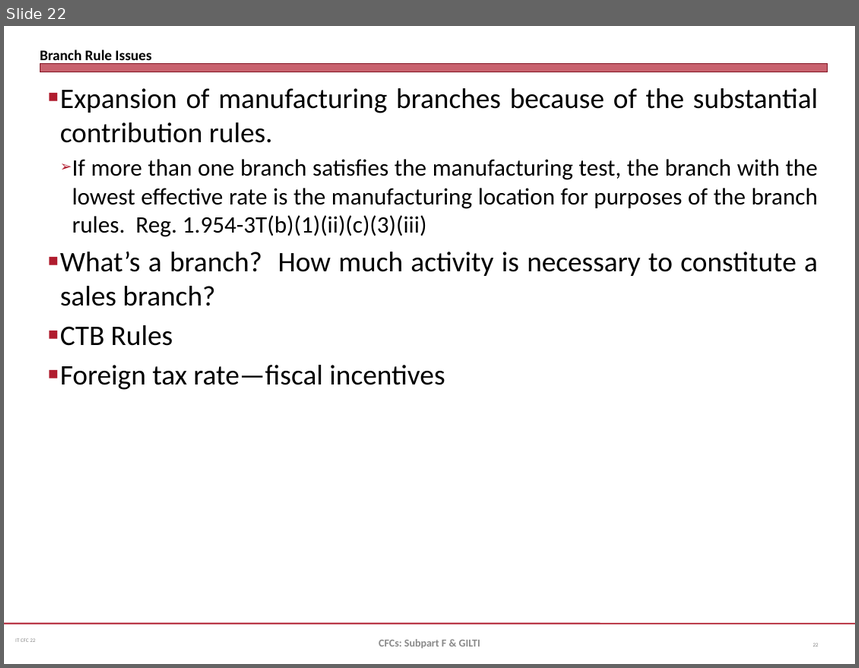
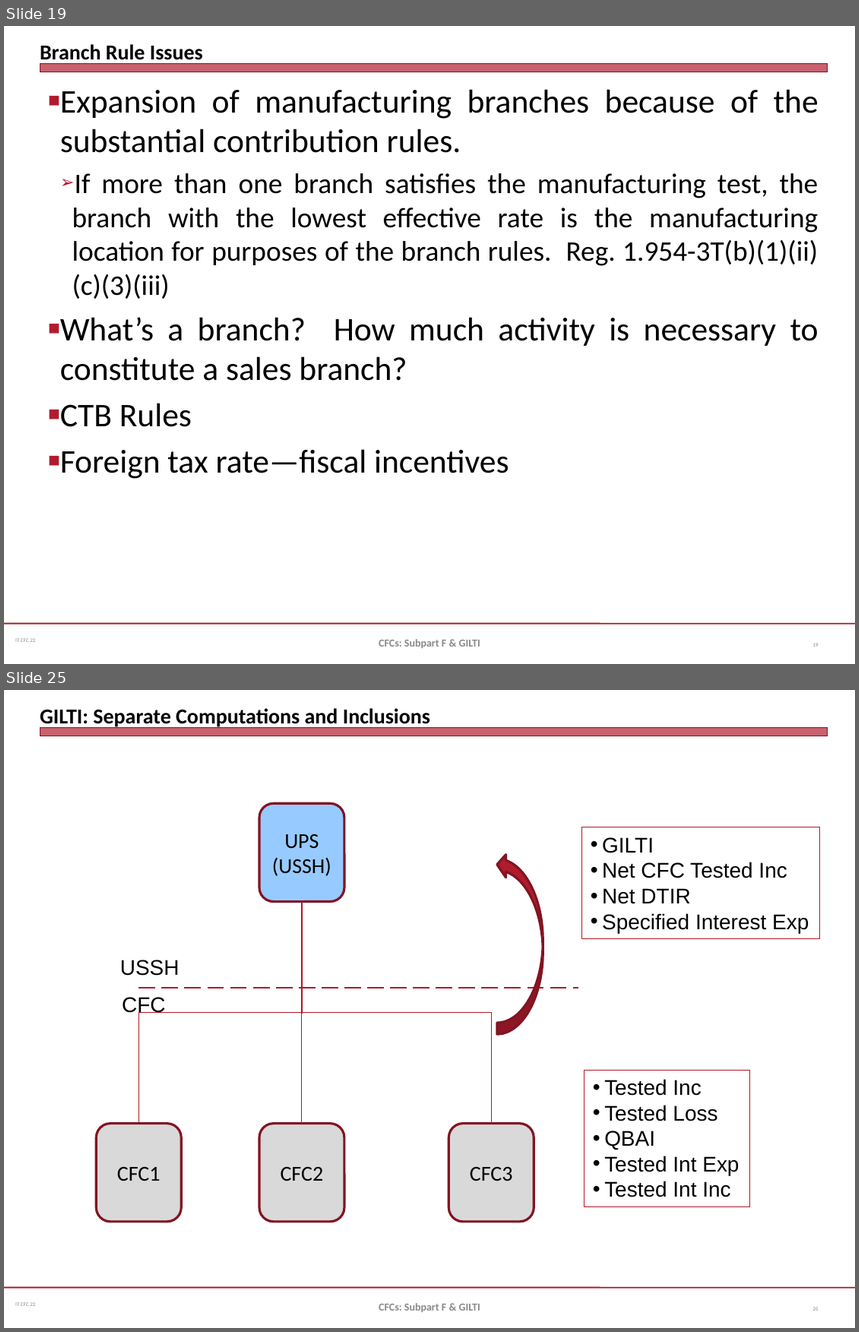
Before and after one commit to jmc877/International-Tax, a slide deck: slides/IT_CFC_22_1.pptx. Shown one above the other, each under a label of ours: slide 22 before the commit, slides 19 and 25 after it; the slides between them are not shown. The pictures are 859x668 and 859x1332 pixels, drawn with LibreOffice and Linux fonts; fonts in the diff are those of the drawing. Boxes give left, top, right and bottom in pixels: in the first picture for what was removed or moved away, otherwise in the second. Text is boxed around its words. In the diff, an @@ line names an element or a change of style, - is before the commit and + after.

```diff
--- a/slides/IT_CFC_22_1.pptx
+++ b/slides/IT_CFC_22_1.pptx
@@ slide 25 added at bbox=[4, 690, 855, 1328], background #FFFFFF; not listed: 3 template elements that a slide beside it also shows @@
@@ title added at bbox=[40, 708, 430, 729], 18 pt, text #000000, bold @@
+GILTI: Separate Computations and Inclusions
@@ rounded rectangle added at bbox=[259, 803, 344, 901], fill #97CBFF, outline #821522 2 pt, 18 pt, text #000000 @@
+UPS
+(USSH)
@@ rectangle added at bbox=[582, 828, 820, 939], outline #B0182A 0.75 pt, 18 pt, text #000000 @@
+• GILTI
+• Net CFC Tested Inc
+• Net DTIR
+• Specified Interest Exp
@@ curved left arrow added at bbox=[496, 853, 543, 1035], fill #B01C2E, outline #821522 2 pt @@
@@ elbow line added from (302, 902) to (139, 1124), #B0182A 0.75 pt @@
@@ elbow line added from (303, 902) to (301, 1124), #B0182A 0.75 pt @@
@@ elbow line added from (302, 902) to (492, 1124), #B0182A 0.75 pt @@
@@ text added at bbox=[120, 960, 180, 976], 18 pt, text #000000 @@
+USSH
@@ text added at bbox=[122, 997, 165, 1016], 18 pt, text #000000 @@
+CFC
@@ line added from (139, 988) to (579, 988), #B0182A 1.75 pt dashed @@
@@ rectangle added at bbox=[585, 1070, 750, 1208], outline #B0182A 0.75 pt, 18 pt, text #000000 @@
+• Tested Inc
+• Tested Loss
+• QBAI
+• Tested Int Exp
+• Tested Int Inc
@@ rounded rectangle added at bbox=[96, 1124, 181, 1222], fill #D9D9D9, outline #821522 2 pt, 18 pt, text #000000 @@
+CFC1
@@ rounded rectangle added at bbox=[259, 1124, 344, 1222], fill #D9D9D9, outline #821522 2 pt, 18 pt, text #000000 @@
+CFC2
@@ rounded rectangle added at bbox=[449, 1124, 534, 1222], fill #D9D9D9, outline #821522 2 pt, 18 pt, text #000000 @@
+CFC3
@@ text added at bbox=[379, 1303, 481, 1312], 9 pt, text #898989, bold @@
+CFCs: Subpart F & GILTI
@@ page number added at bbox=[813, 1307, 819, 1311], 4.5 pt, text #808080 @@
+25
@@ what was slide 22 is now slide 19 @@
@@ slide 19 changed as well @@
@@ title "Branch Rule Issues" at bbox=[40, 44, 203, 65]: size 12.4 to 18 pt @@
@@ text "Expansion of manufacturing branches because ..." at bbox=[60, 89, 819, 479]: size 24 to 28 pt in "Expansion of manufacturing branches because of the ...", "What’s a branch? How much activity is ...", "CTB Rules", "Foreign tax rate—fiscal incentives"; size 20 to 24 pt in "If more than one branch satisfies the ..." @@
```
Also in this commit, not shown: 16 other slides changed, 6 other slides added, 2 slides removed, 2 other files.
